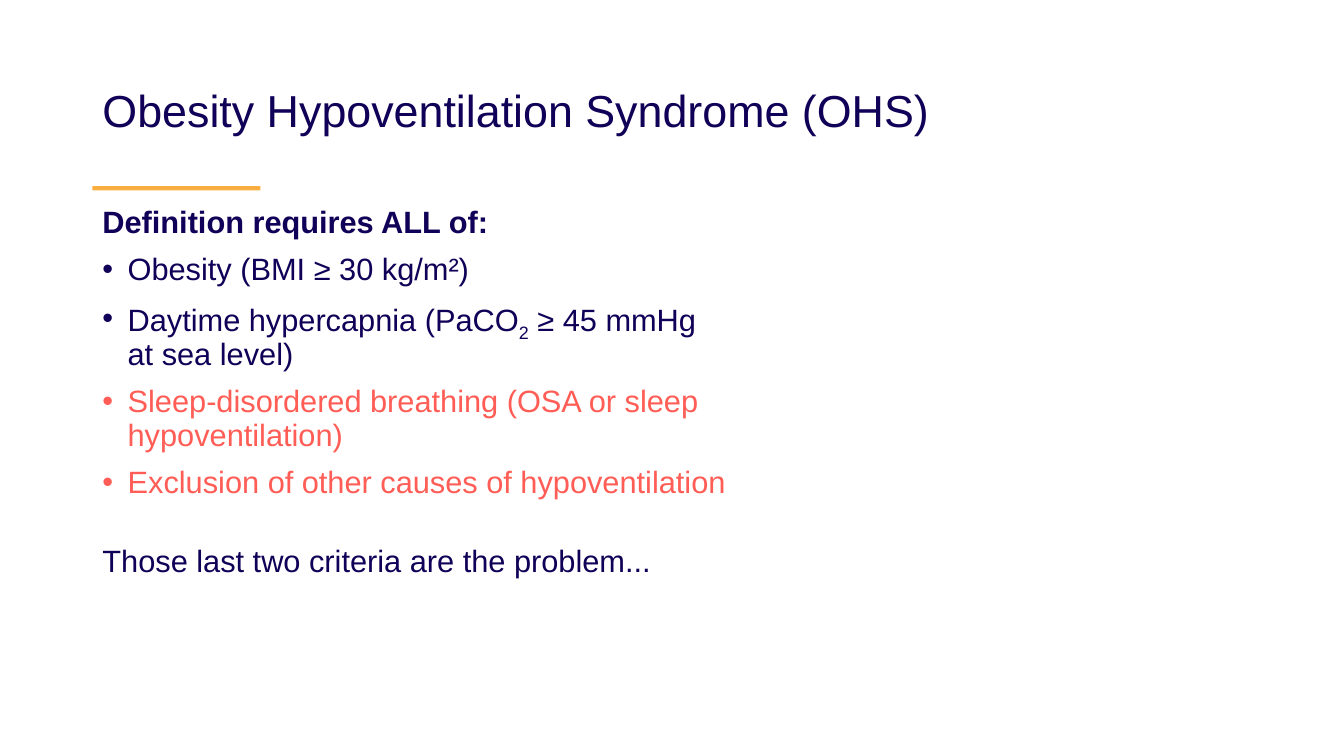
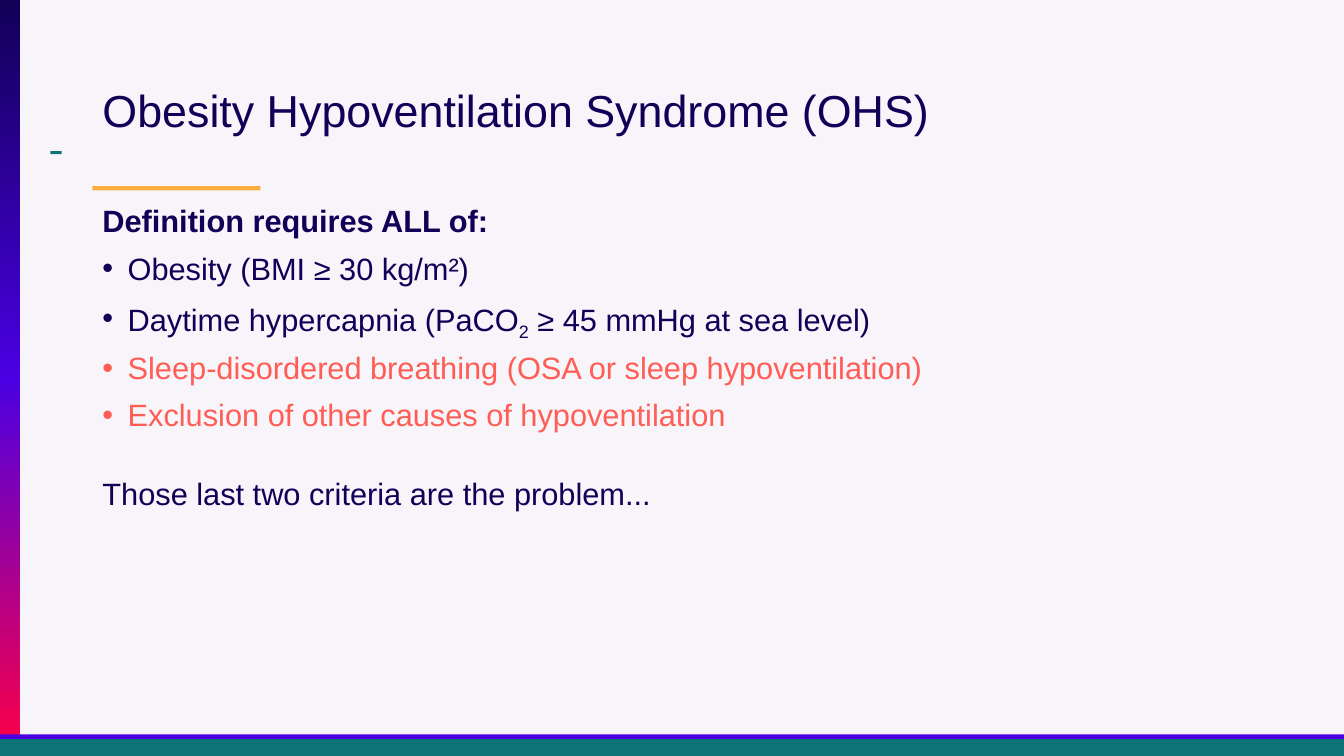
Before and after one commit to reblocke/clinical_talks, a slide deck: slide 3 of archive/Presentations/Locke Utah ACP OHS 2026.pptx. Drawn at 1344x756 pixels with LibreOffice and Linux fonts; fonts in the diff are those of the drawing. Boxes give left, top, right and bottom in pixels: in the first picture for what was removed or moved away, otherwise in the second. Text is boxed around its words. In the diff, an @@ line names an element or a change of style, - is before the commit and + after.

```diff
--- a/archive/Presentations/Locke Utah ACP OHS 2026.pptx
+++ b/archive/Presentations/Locke Utah ACP OHS 2026.pptx
@@ background #FFFFFF to #F7F5F9 @@
@@ rectangle added at <box>0,0,20,756</box>, fill gradient #110057 to #4A00E2 to #FF0044 @@
@@ rectangle added at <box>50,151,62,154</box>, fill #0D7377 @@
@@ text "Definition requires ALL of:" rewrapped from <box>102,210,725,578</box> to <box>102,209,922,511</box> @@
@@ rectangle added at <box>0,735,1344,745</box>, fill #4A00E2 @@
@@ rectangle added at <box>0,739,1344,756</box>, fill #0D7377 @@
```
Also in this commit, not shown: 28 other slides changed, 11 slides added.
